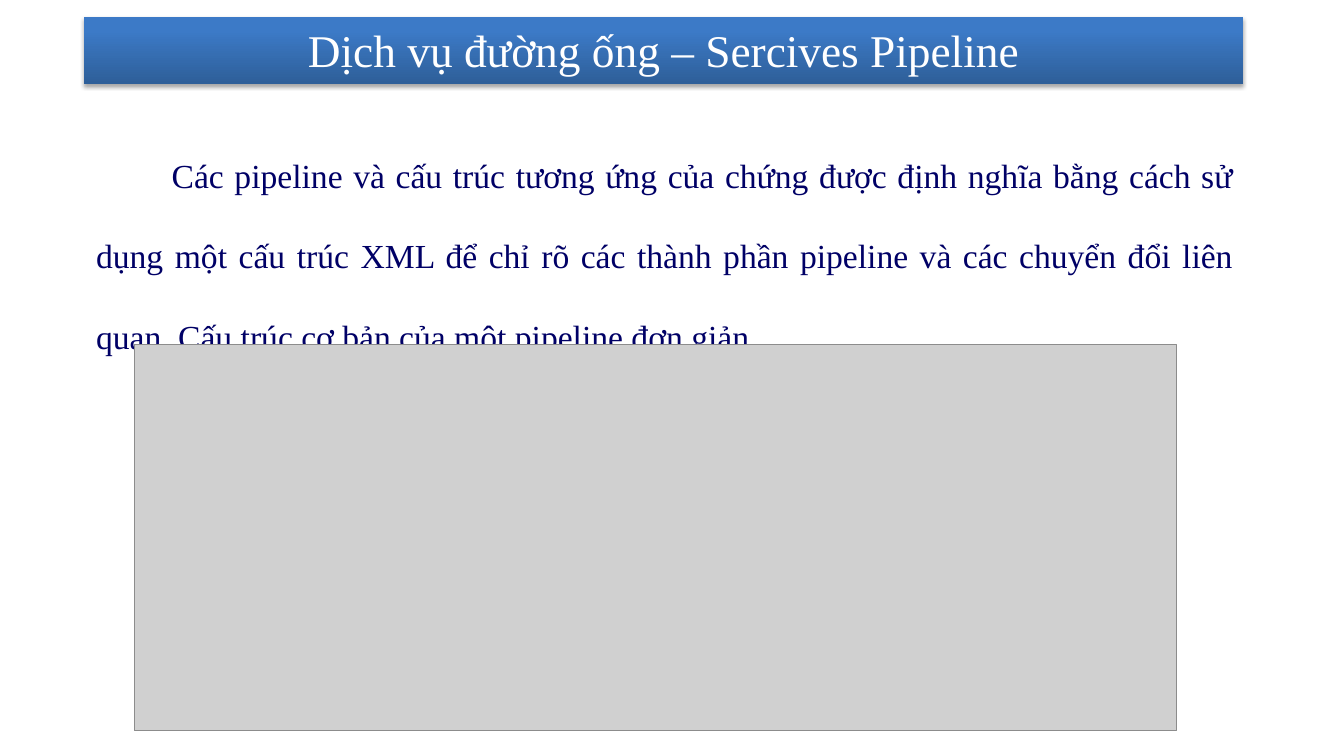
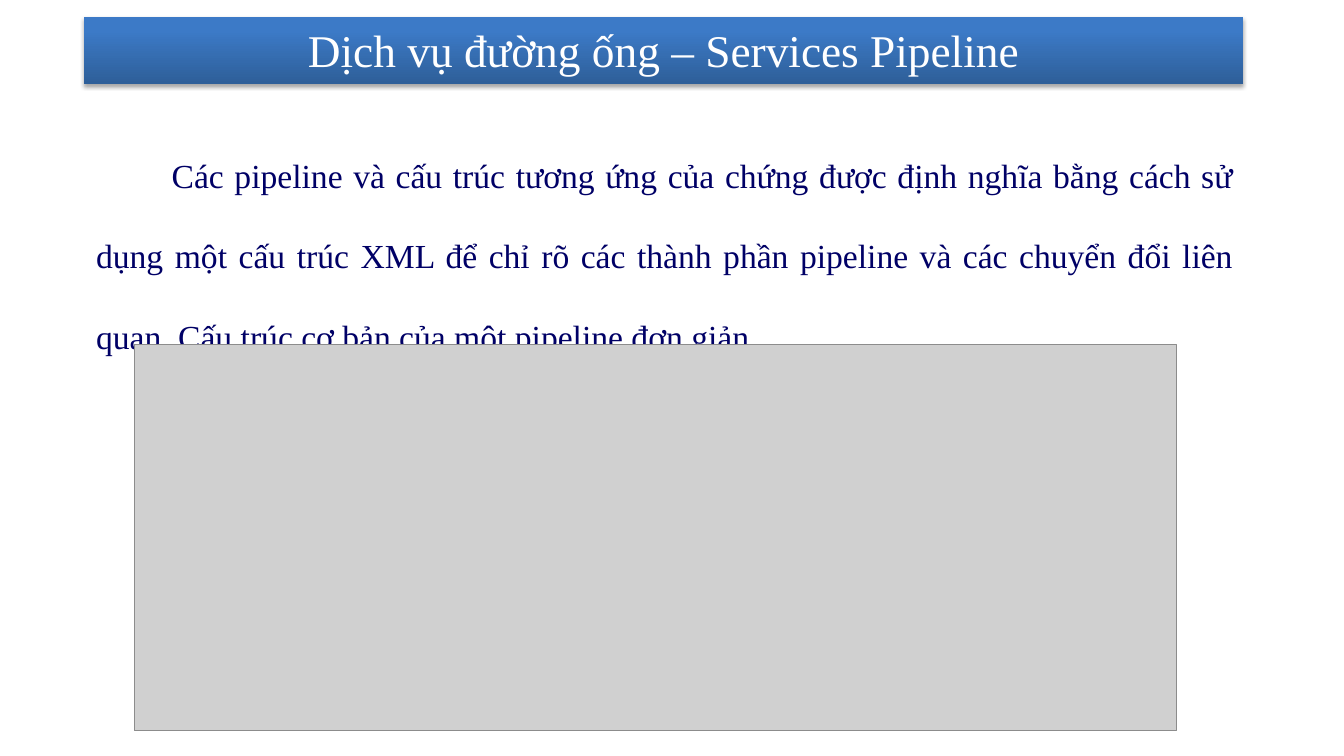
Before and after one commit to nhanhnt/LUANVAN, a slide deck: slide 41 of WORD/luanvan_nhanhnt_ver5.pptx (slide 36 before the commit). Drawn at 1344x756 pixels with LibreOffice and Linux fonts; fonts in the diff are those of the drawing; grey boxes stand for pictures; background and template pictures are left out. Boxes give left, top, right and bottom in pixels: in the first picture for what was removed or moved away, otherwise in the second. Text is boxed around its words. In the diff, an @@ line names an element or a change of style, - is before the commit and + after.

```diff
--- a/WORD/luanvan_nhanhnt_ver5.pptx
+++ b/WORD/luanvan_nhanhnt_ver5.pptx
@@ title at [308, 34, 1019, 76]: text changed @@
-Dịch vụ đường ống – Sercives Pipeline
+Dịch vụ đường ống – Services Pipeline
```
Also in this commit, not shown: 3 other slides changed, 9 slides added, 1 slide removed.
